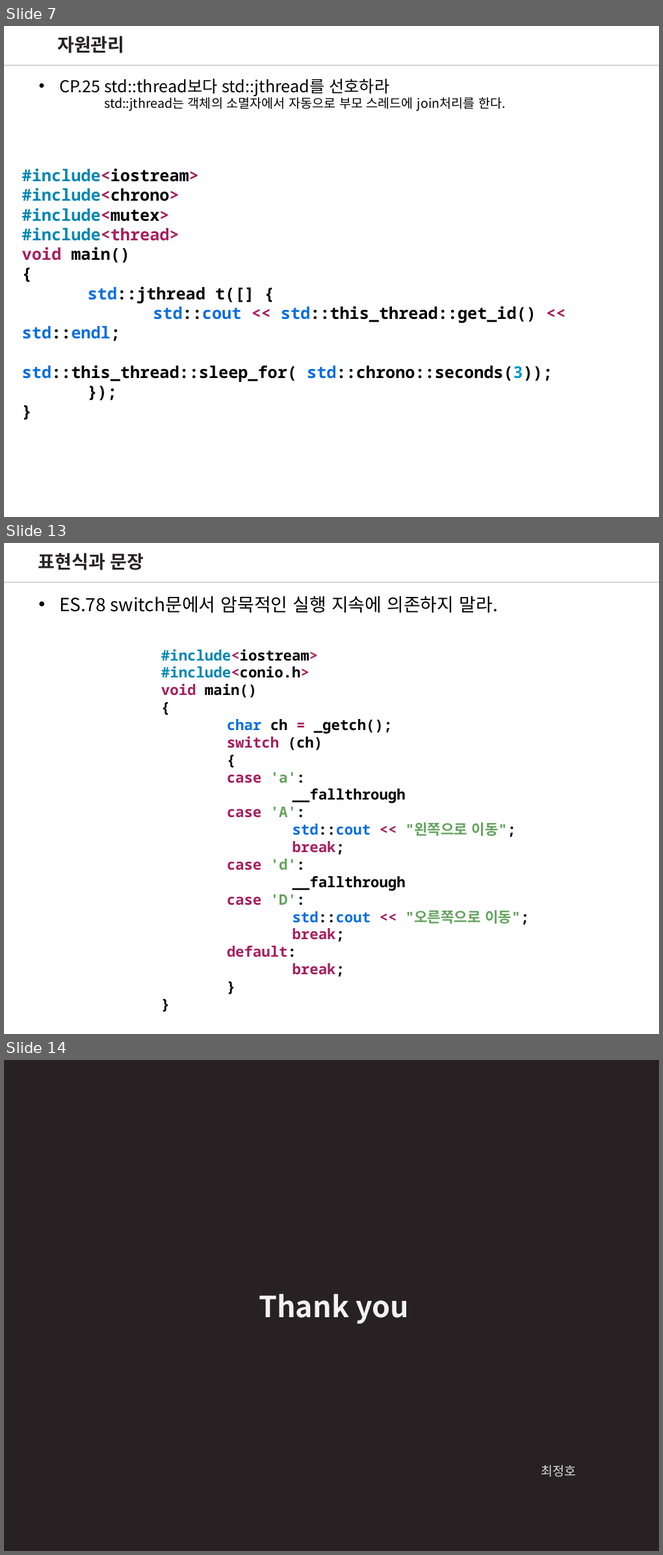
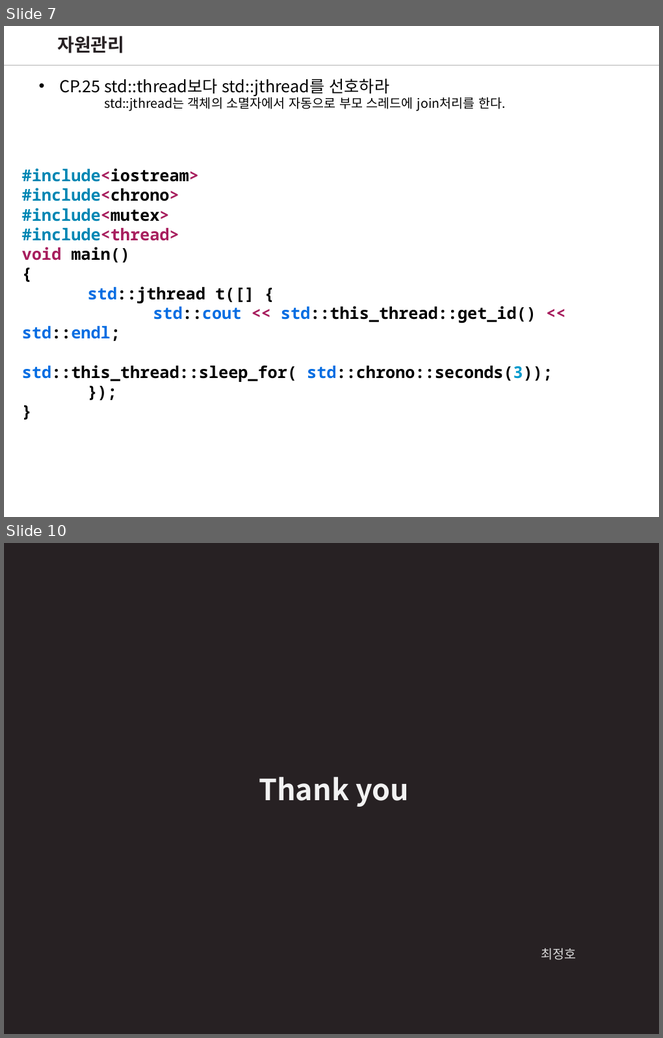
Before and after one commit to wjdgh2910a/CPP_Core_Guidelines_Study, a slide deck: CoreGuideLinesStudy_4.pptx. Shown one above the other, each under a label of ours: slides 7, 13 and 14 before the commit, slides 7 and 10 after it; the slides between them are not shown. The pictures are 663x1555 and 663x1038 pixels, drawn with LibreOffice and Linux fonts; fonts in the diff are those of the drawing. Boxes give left, top, right and bottom in pixels: in the first picture for what was removed or moved away, otherwise in the second. Text is boxed around its words. In the diff, an @@ line names an element or a change of style, - is before the commit and + after.

```diff
--- a/CoreGuideLinesStudy_4.pptx
+++ b/CoreGuideLinesStudy_4.pptx
@@ slide 13 removed at (4, 543, 659, 1034), background #FFFFFF @@
@@ text removed at (38, 553, 144, 570) @@
-표현식과 문장
@@ line removed from (659, 582) to (4, 582) @@
@@ line removed from (659, 582) to (4, 582) @@
@@ text removed at (59, 596, 498, 613) @@
-• ES.78 switch문에서 암묵적인 실행 지속에 의존하지 말라.
@@ text removed at (161, 649, 529, 977) @@
-#include<iostream>
-#include<conio.h>
-void main()
-{
-char ch = _getch();
-switch (ch)
-{
-case 'a':
-__fallthrough
-case 'A':
-std::cout << "왼쪽으로 이동";
-break;
-case 'd':
-__fallthrough
-case 'D':
-std::cout << "오른쪽으로 이동";
-break;
-default:
-break;
-}
-}
@@ what was slide 14 is now slide 10 @@
```
Also in this commit, not shown: 1 slide changed, 1 slide added, 4 other slides removed.
